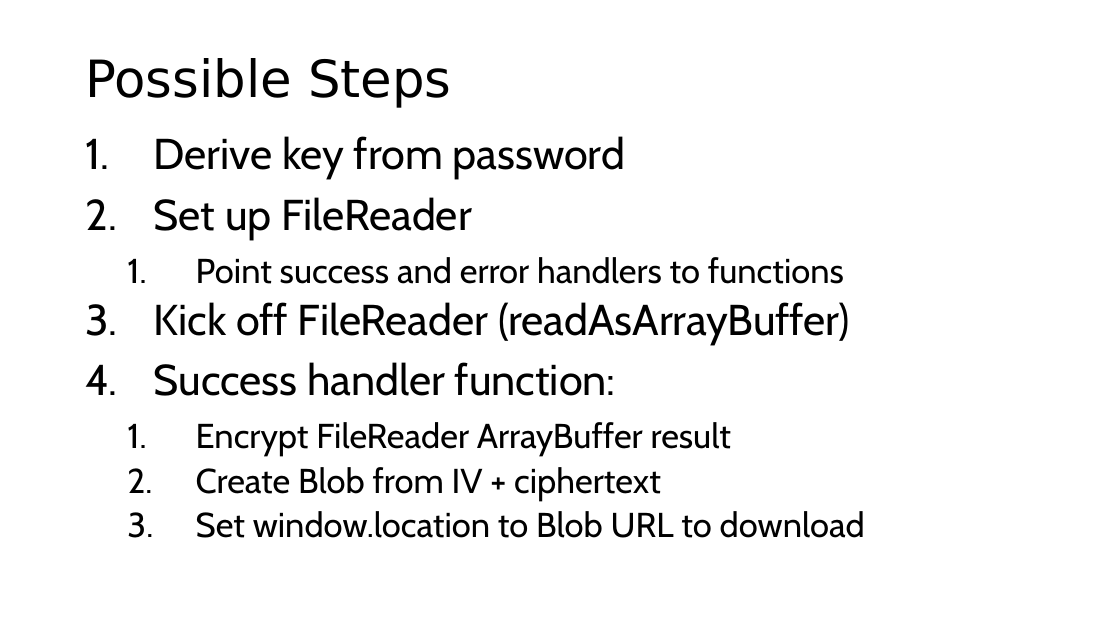
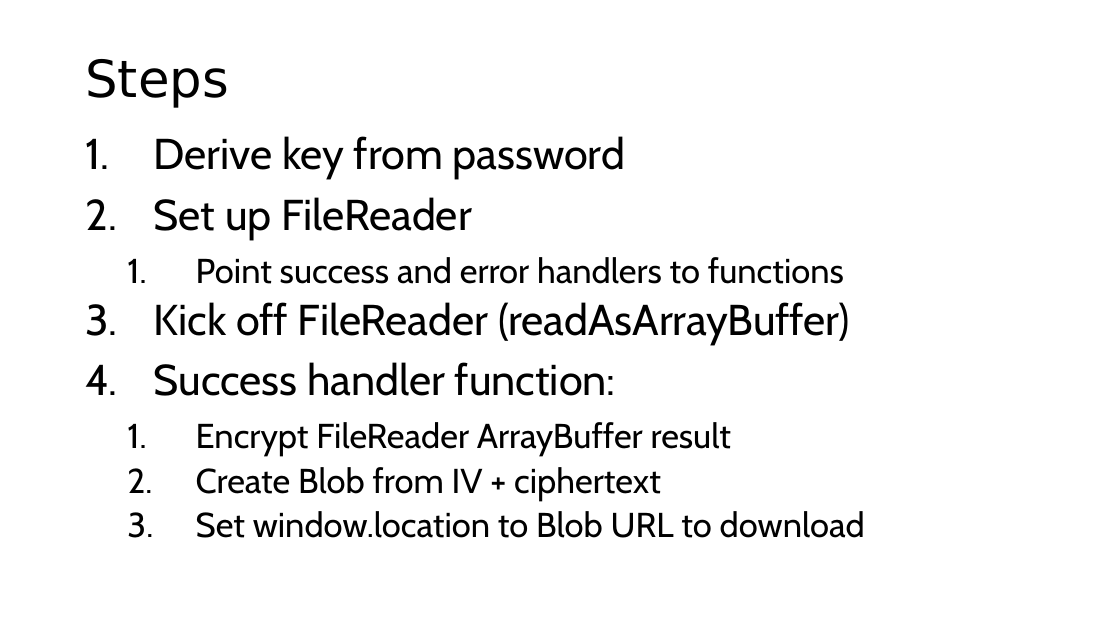
Before and after one commit to engelke/fluent2016, a slide deck: slide 79 of Web Cryptography Workshop.pptx. Drawn at 1120x630 pixels with LibreOffice and Linux fonts; fonts in the diff are those of the drawing; background and template pictures are left out. Boxes give left, top, right and bottom in pixels: in the first picture for what was removed or moved away, otherwise in the second. Text is boxed around its words. In the diff, an @@ line names an element or a change of style, - is before the commit and + after.

```diff
--- a/Web Cryptography Workshop.pptx
+++ b/Web Cryptography Workshop.pptx
@@ title at [85,59,228,108]: text changed @@
-Possible Steps
+Steps
```
Also in this commit, not shown: 1 other slide changed, 3 other files.
